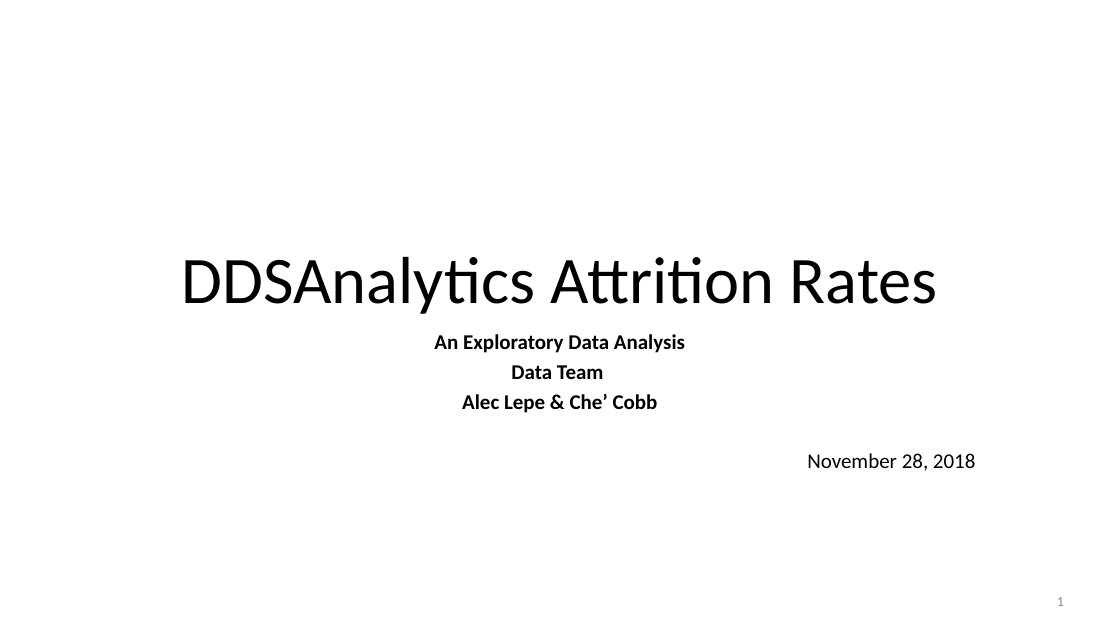
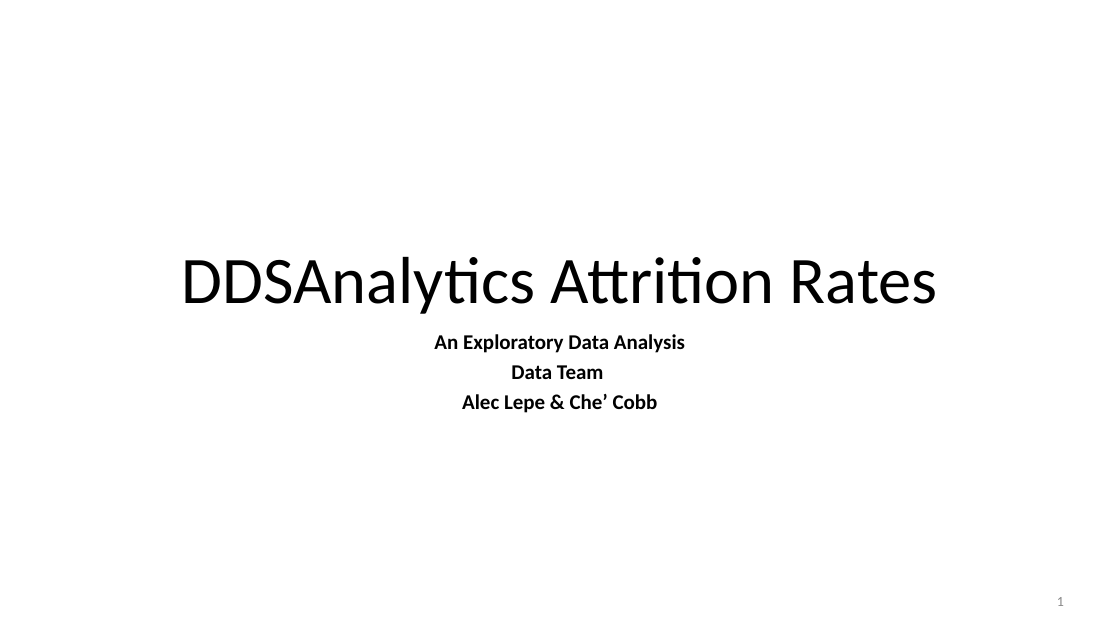
Before and after one commit to lepealec/MSDS-6306-Second-Case-Study, a slide deck: slide 1 of CS2 2.ppt. Drawn at 1120x630 pixels with LibreOffice and Linux fonts; fonts in the diff are those of the drawing; background and template pictures are left out. Boxes give left, top, right and bottom in pixels: in the first picture for what was removed or moved away, otherwise in the second. Text is boxed around its words. In the diff, an @@ line names an element or a change of style, - is before the commit and + after.

```diff
--- a/CS2 2.ppt
+++ b/CS2 2.ppt
@@ subtitle at box(807, 453, 975, 471): paragraph removed @@
-November 28, 2018
```
Also in this commit, not shown: 6 other slides changed, 20 other files.
